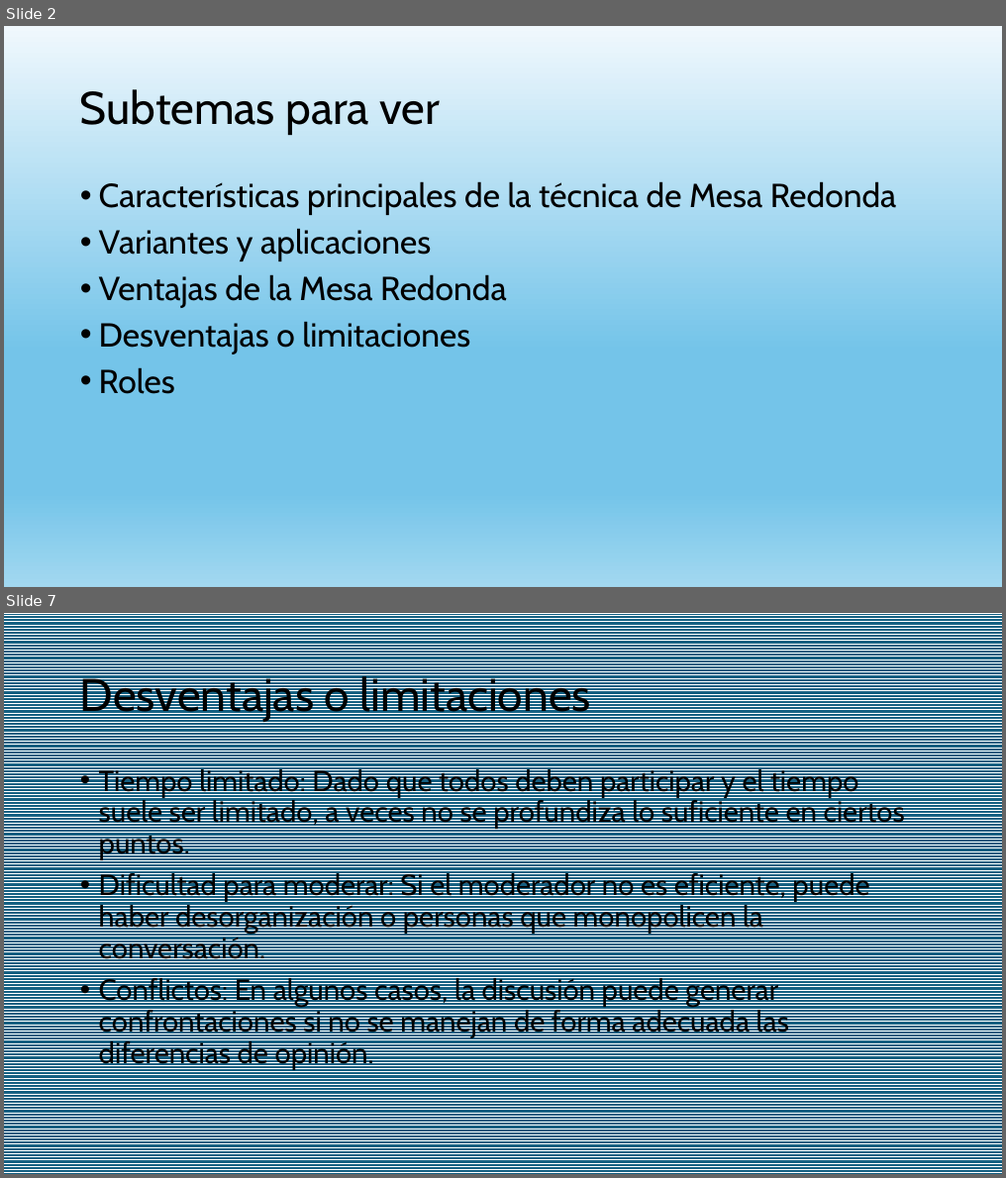
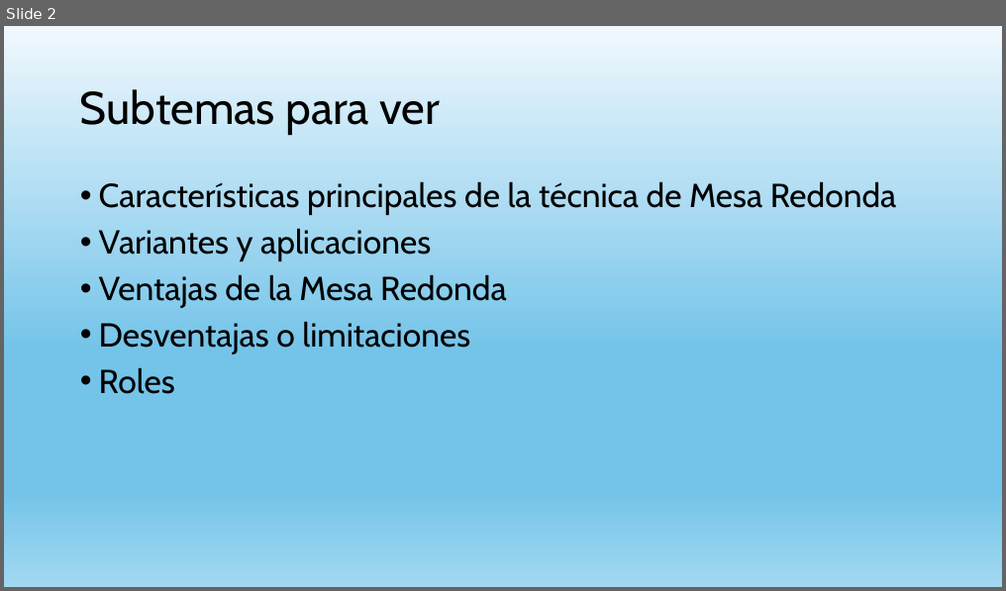
Before and after one commit to Clashroyalo5/clashroyalo5.github.io, a slide deck: colegio/lengua/tecnicas-grupales-expo/Técnicas Grupales.pptx. Shown one above the other, each under a label of ours: slides 2 and 7 before the commit, slide 2 after it; the slides between them are not shown. The pictures are 1006x1178 and 1006x591 pixels, drawn with LibreOffice and Linux fonts; fonts in the diff are those of the drawing. Boxes give left, top, right and bottom in pixels: in the first picture for what was removed or moved away, otherwise in the second. Text is boxed around its words. In the diff, an @@ line names an element or a change of style, - is before the commit and + after.

```diff
--- a/colegio/lengua/tecnicas-grupales-expo/Técnicas Grupales.pptx
+++ b/colegio/lengua/tecnicas-grupales-expo/Técnicas Grupales.pptx
@@ slide 7 removed at bbox=[4, 613, 1002, 1174], background pattern #156082 on #FFFFFF @@
@@ title removed at bbox=[80, 674, 591, 722] @@
-Desventajas o limitaciones
@@ text removed at bbox=[99, 766, 905, 1070] @@
-• Tiempo limitado: Dado que todos deben participar y el tiempo suele ser limitado, a veces no se profundiza lo suficiente en ciertos puntos.
-• Dificultad para moderar: Si el moderador no es eficiente, puede haber desorganización o personas que monopolicen la conversación.
-• Conflictos: En algunos casos, la discusión puede generar confrontaciones si no se manejan de forma adecuada las diferencias de opinión.
```
Also in this commit, not shown: 6 slides changed.
